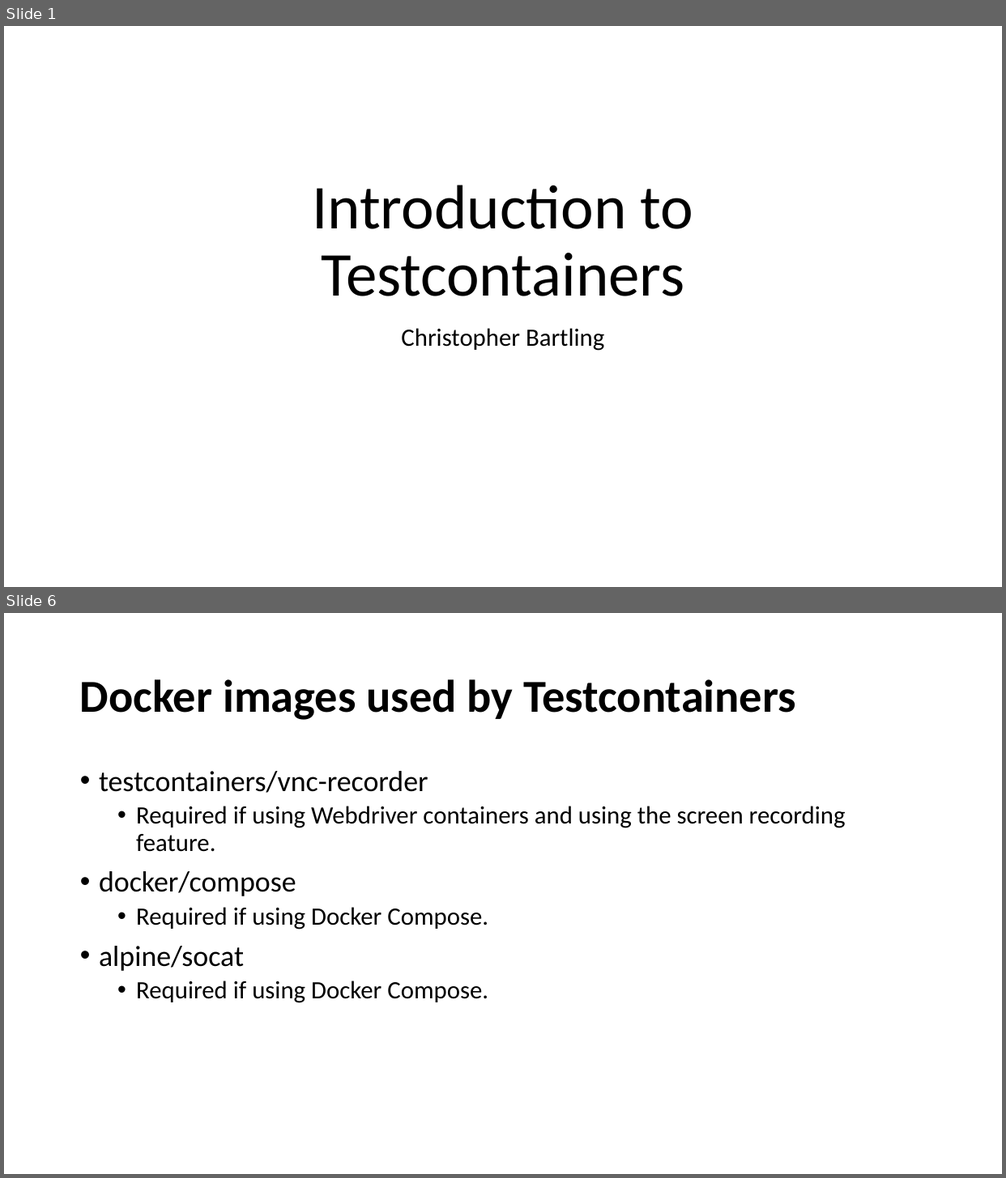
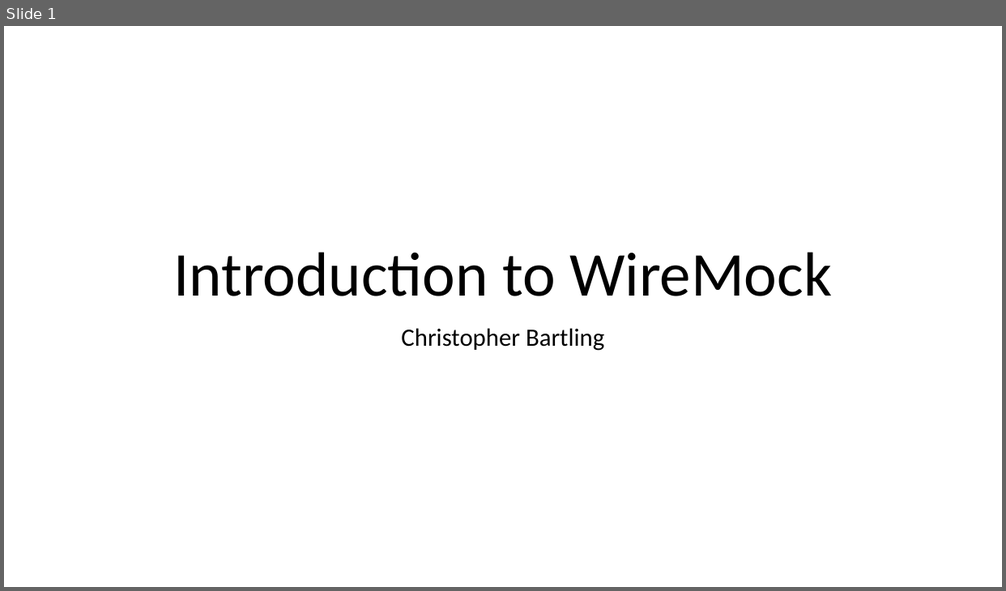
Before and after one commit to cebartling/test-driven, a slide deck: presentations/Introduction to WireMock.pptx. Shown one above the other, each under a label of ours: slides 1 and 6 before the commit, slide 1 after it; the slides between them are not shown. The pictures are 1006x1178 and 1006x591 pixels, drawn with LibreOffice and Linux fonts; fonts in the diff are those of the drawing. Boxes give left, top, right and bottom in pixels: in the first picture for what was removed or moved away, otherwise in the second. Text is boxed around its words. In the diff, an @@ line names an element or a change of style, - is before the commit and + after.

Commit message:
WireMock presentation updates

```diff
--- a/presentations/Introduction to WireMock.pptx
+++ b/presentations/Introduction to WireMock.pptx
@@ slide 6 removed at (4, 613, 1002, 1174), background #FFFFFF @@
@@ title removed at (80, 679, 796, 720) @@
-Docker images used by Testcontainers
@@ text removed at (99, 771, 846, 1003) @@
-• testcontainers/vnc-recorder
-  • Required if using Webdriver containers and using the screen recording feature.
-• docker/compose
-  • Required if using Docker Compose.
-• alpine/socat
-  • Required if using Docker Compose.
@@ slide 1 changed as well @@
@@ title at (173, 252, 832, 297): text changed @@
-Introduction to Testcontainers
+Introduction to WireMock
```
Also in this commit, not shown: 3 other slides changed, 3 slides added, 4 other slides removed.
